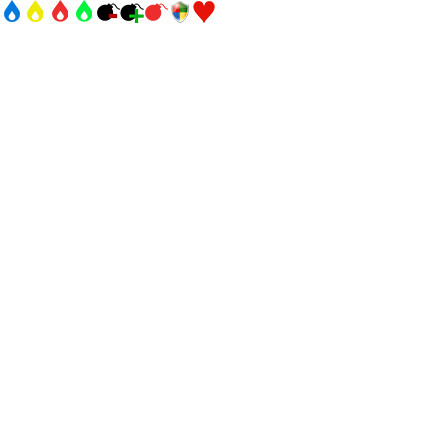
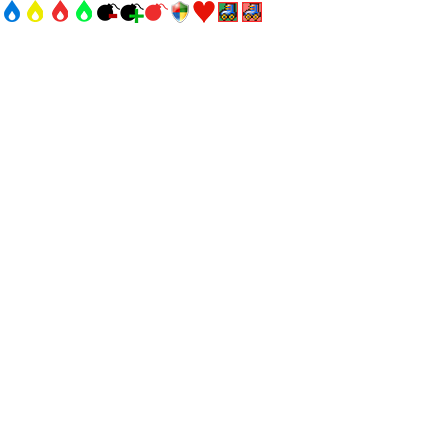
Layers edited between the first and the second w=433, h=433 image:
added layer "Calque 1 copie" above "Rectangle 1" over 242, 2, 262, 22
added layer "Rectangle 1" above "Calque 1" over 242, 2, 262, 22
added layer "Calque 1" above "la-protection-bouclier-icone-9170-128" over 218, 2, 238, 22
